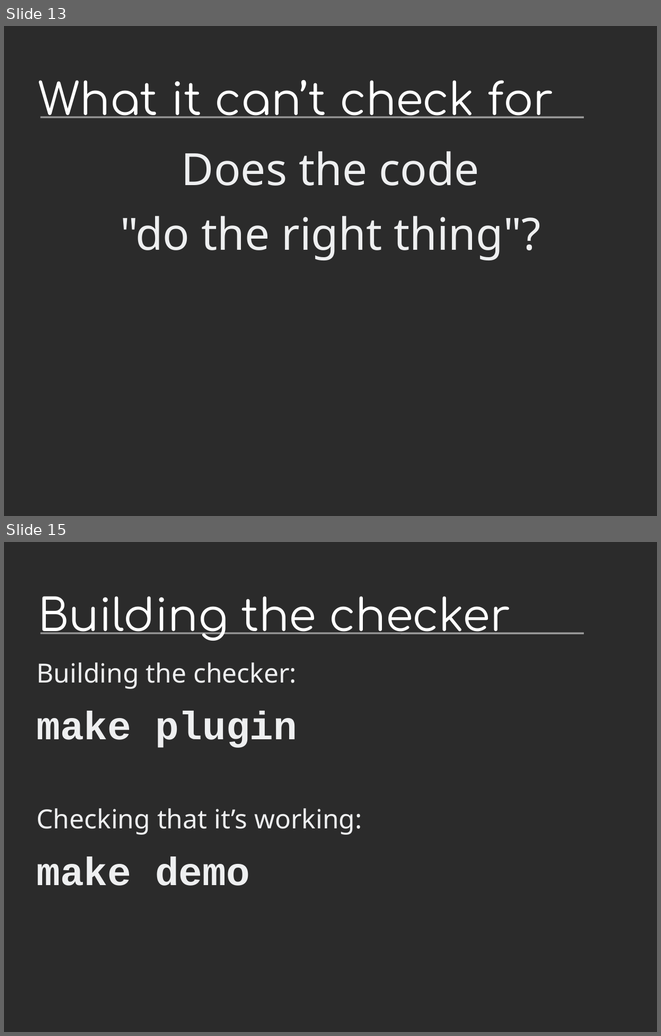
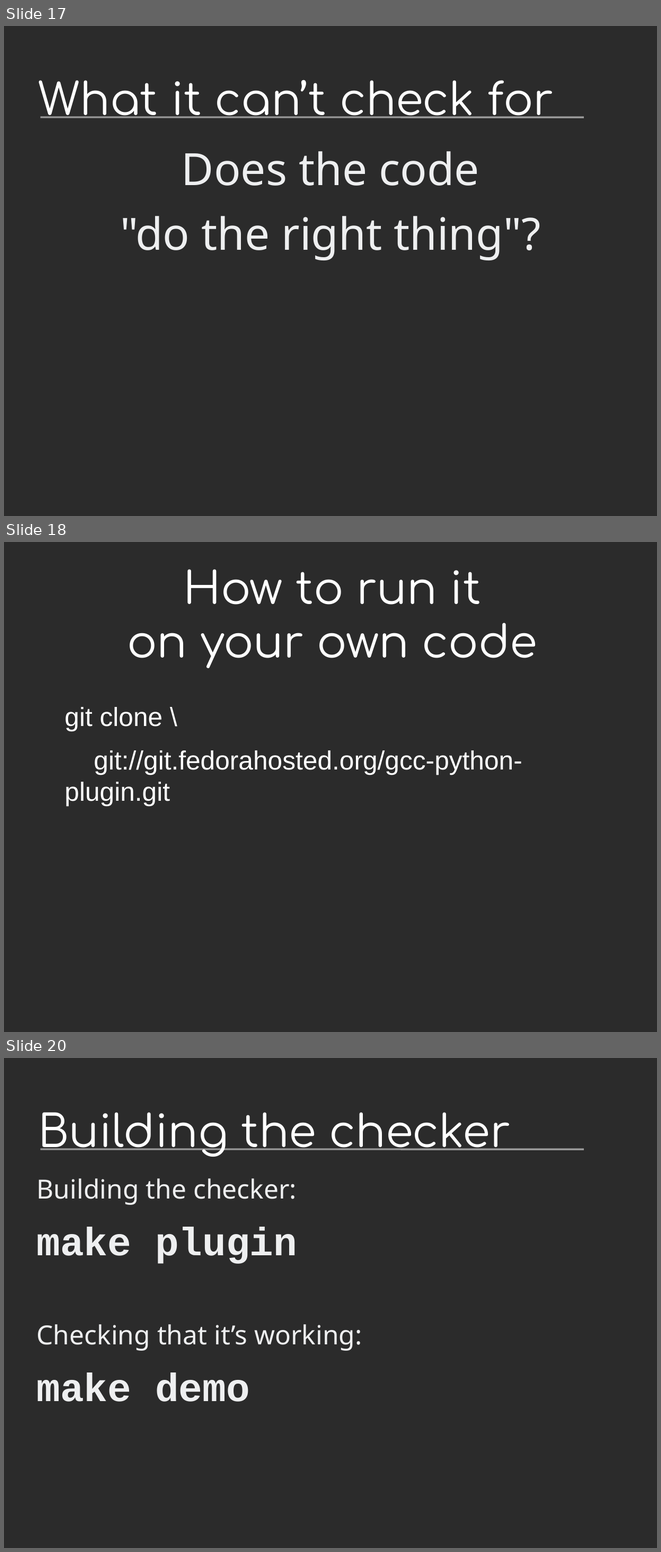
Before and after one commit to davidmalcolm/PyCon-US-2013-Talk, a slide deck: Death By 1000 Leaks - Static Analysis of Hundreds of Python Extension Modules.odp. Shown one above the other, each under a label of ours: slides 13 and 15 before the commit, slides 17, 18 and 20 after it; the slides between them are not shown. The pictures are 661x1036 and 661x1552 pixels, drawn with LibreOffice and Linux fonts; fonts in the diff are those of the drawing; background and template pictures are left out; a plain dark background stands for a picture behind light text. Boxes give left, top, right and bottom in pixels: in the first picture for what was removed or moved away, otherwise in the second. Text is boxed around its words. In the diff, an @@ line names an element or a change of style, - is before the commit and + after.

```diff
--- a/Death By 1000 Leaks - Static Analysis of Hundreds of Python Extension Modules.odp
+++ b/Death By 1000 Leaks - Static Analysis of Hundreds of Python Extension Modules.odp
@@ slide 18 added at (x1=4, y1=542, x2=657, y2=1032), background picture (left out) @@
@@ title added at (x1=127, y1=569, x2=537, y2=668), 54 pt, text #FFFFFF @@
+How to run it
+on your own code
@@ text added at (x1=64, y1=707, x2=522, y2=806), 32 pt, text #FFFFFF @@
+git clone \
+git://git.fedorahosted.org/gcc-python-plugin.git
@@ what was slide 13 is now slide 17 @@
@@ what was slide 15 is now slide 20 @@
```
Also in this commit, not shown: 7 slides changed, 19 other slides added, 2 other files.
